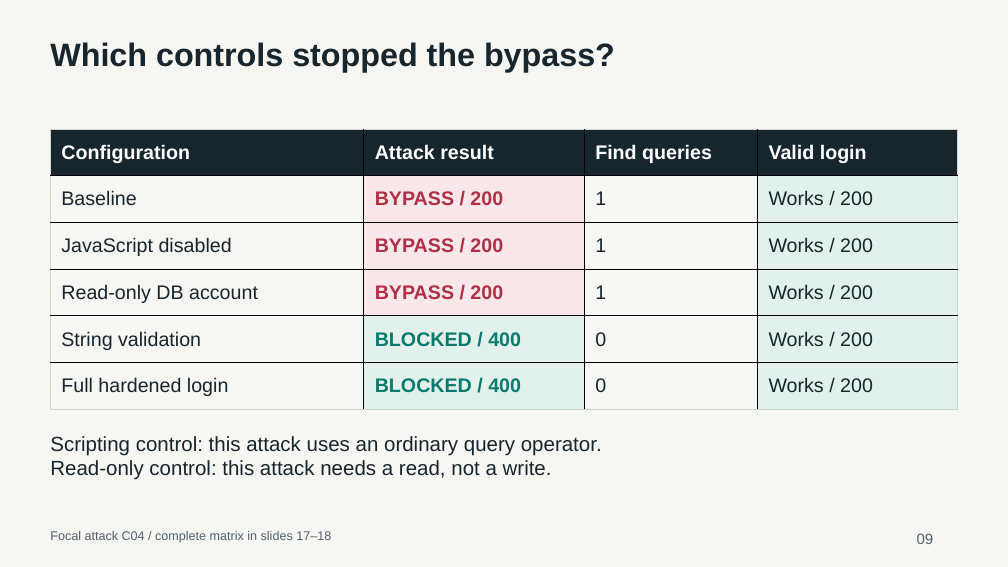
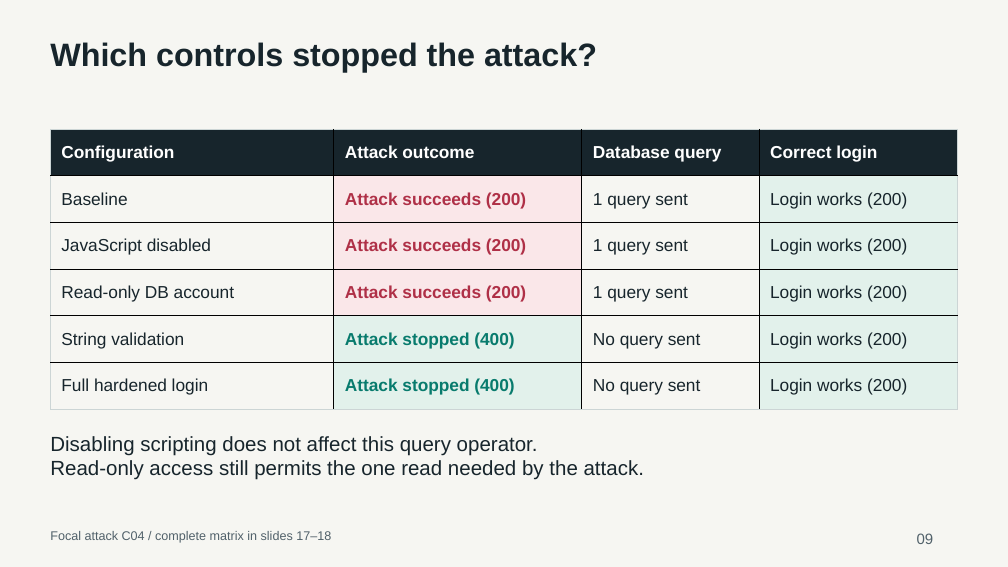
Before and after one commit to Qingyu255/CS440-Project, a slide deck: slide 9 of deliverables/CS440-NoSQL-Injections-Final-Deck.pptx. Drawn at 1008x567 pixels with LibreOffice and Linux fonts; fonts in the diff are those of the drawing. Boxes give left, top, right and bottom in pixels: in the first picture for what was removed or moved away, otherwise in the second. Text is boxed around its words. In the diff, an @@ line names an element or a change of style, - is before the commit and + after.

Commit message:
Clarify experiment outcomes and safe login flow

```diff
--- a/deliverables/CS440-NoSQL-Injections-Final-Deck.pptx
+++ b/deliverables/CS440-NoSQL-Injections-Final-Deck.pptx
@@ text at box(50, 42, 597, 73): text changed @@
-Which controls stopped the bypass?
+Which controls stopped the attack?
@@ table at box(51, 129, 957, 410) @@
-row 1: Configuration | Attack result | Find queries | Valid login
+row 1: Configuration | Attack outcome | Database query | Correct login
-row 2: Baseline | BYPASS / 200 | 1 | Works / 200
+row 2: Baseline | Attack succeeds (200) | 1 query sent | Login works (200)
-row 3: JavaScript disabled | BYPASS / 200 | 1 | Works / 200
+row 3: JavaScript disabled | Attack succeeds (200) | 1 query sent | Login works (200)
-row 4: Read-only DB account | BYPASS / 200 | 1 | Works / 200
+row 4: Read-only DB account | Attack succeeds (200) | 1 query sent | Login works (200)
-row 5: String validation | BLOCKED / 400 | 0 | Works / 200
+row 5: String validation | Attack stopped (400) | No query sent | Login works (200)
-row 6: Full hardened login | BLOCKED / 400 | 0 | Works / 200
+row 6: Full hardened login | Attack stopped (400) | No query sent | Login works (200)
@@ size 18.8 to 16.5 pt in "Configuration", "Baseline", "JavaScript disabled", "Read-only DB account" and 2 more places @@
@@ text at box(50, 436, 644, 480): text changed @@
-Scripting control: this attack uses an ordinary query operator.
-Read-only control: this attack needs a read, not a write.
+Disabling scripting does not affect this query operator.
+Read-only access still permits the one read needed by the attack.
```
Also in this commit, not shown: 12 other slides changed, 9 other files.
